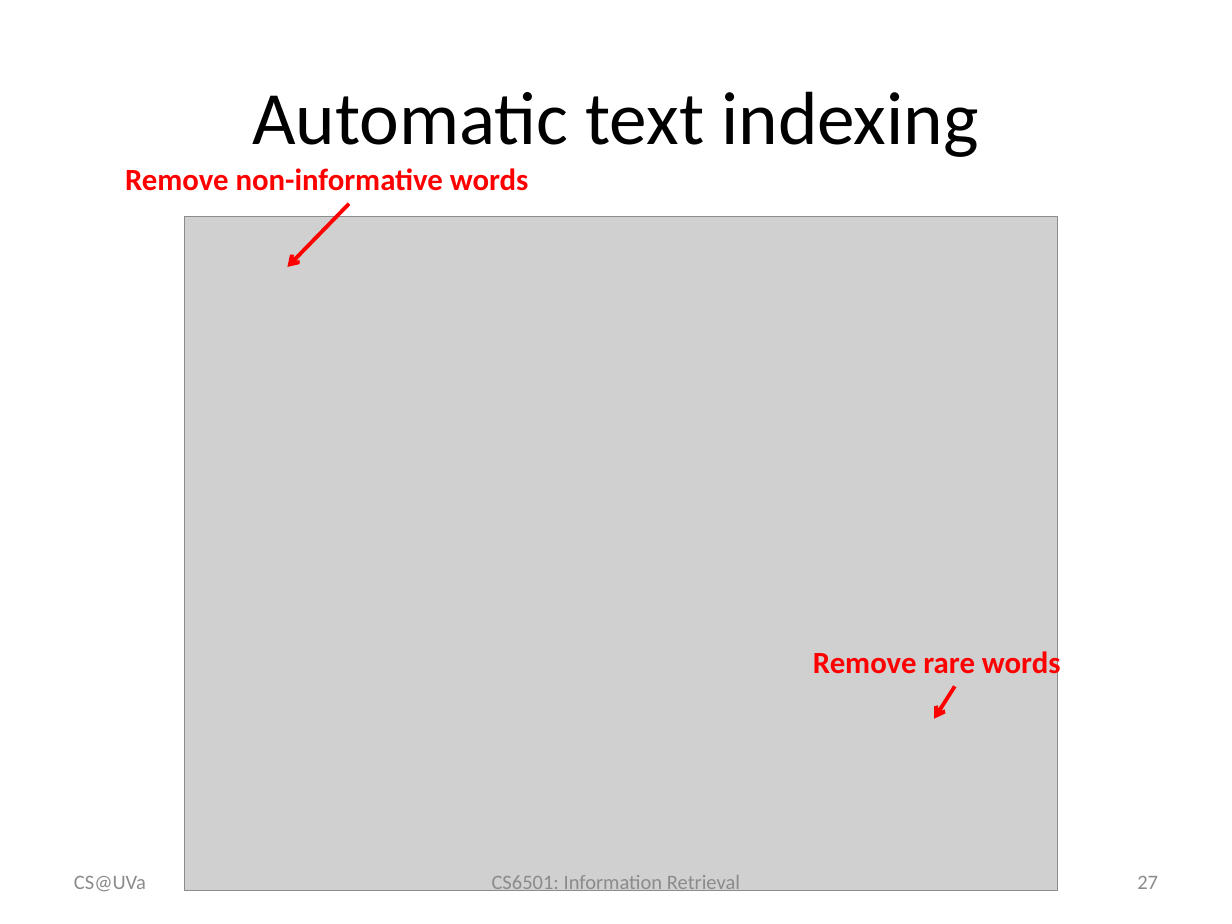
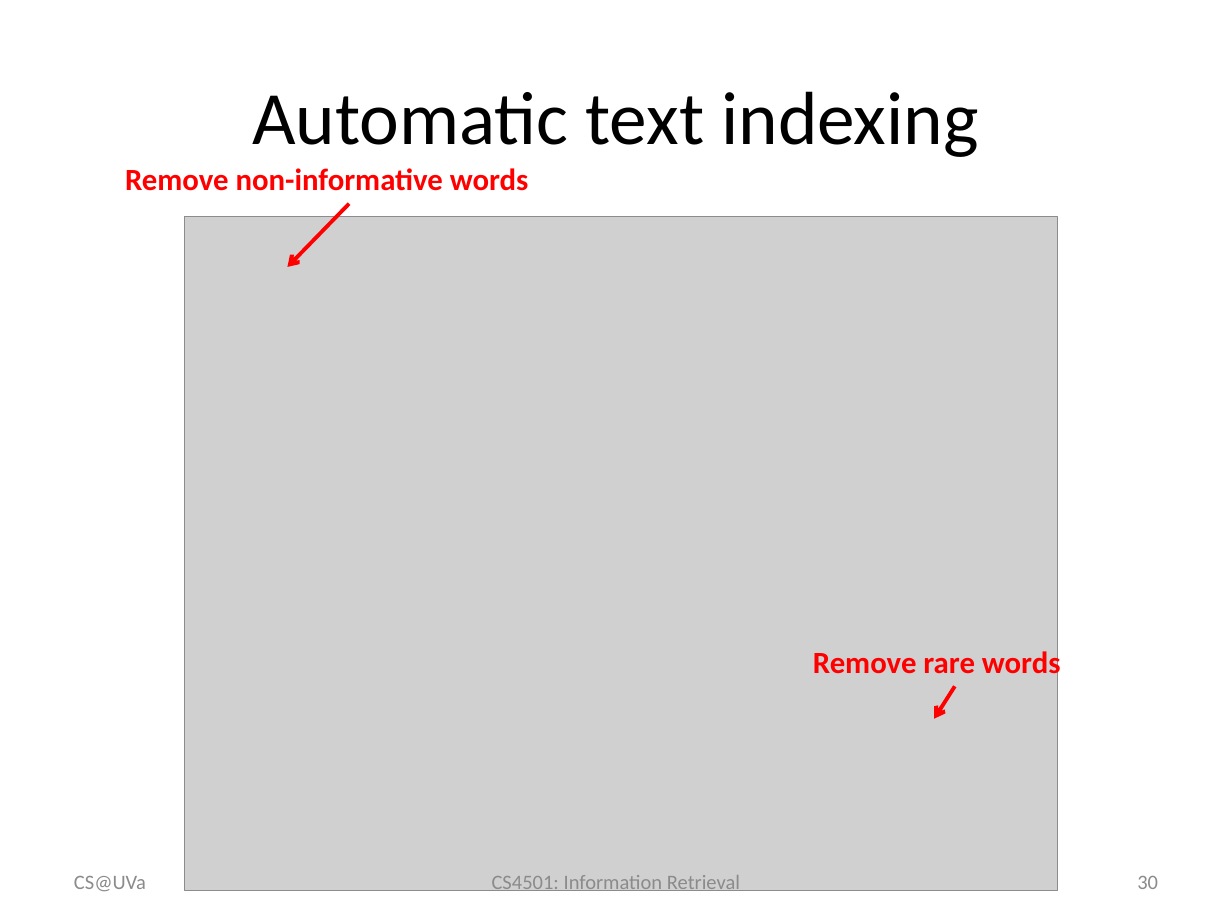
Before and after one commit to wang296/IR2015, a slide deck: slide 30 of docs/Crawler and Text Analysis.pptx (slide 27 before the commit). Drawn at 1232x924 pixels with LibreOffice and Linux fonts; fonts in the diff are those of the drawing; grey boxes stand for pictures. Boxes give left, top, right and bottom in pixels: in the first picture for what was removed or moved away, otherwise in the second. Text is boxed around its words. In the diff, an @@ line names an element or a change of style, - is before the commit and + after.

```diff
--- a/docs/Crawler and Text Analysis.pptx
+++ b/docs/Crawler and Text Analysis.pptx
@@ text at [492, 875, 740, 895]: text changed @@
-CS6501: Information Retrieval
+CS4501: Information Retrieval
@@ page number at [1137, 876, 1158, 889]: text changed @@
-27
+30
```
Also in this commit, not shown: 34 other slides changed, 4 slides added, 4 other files.
